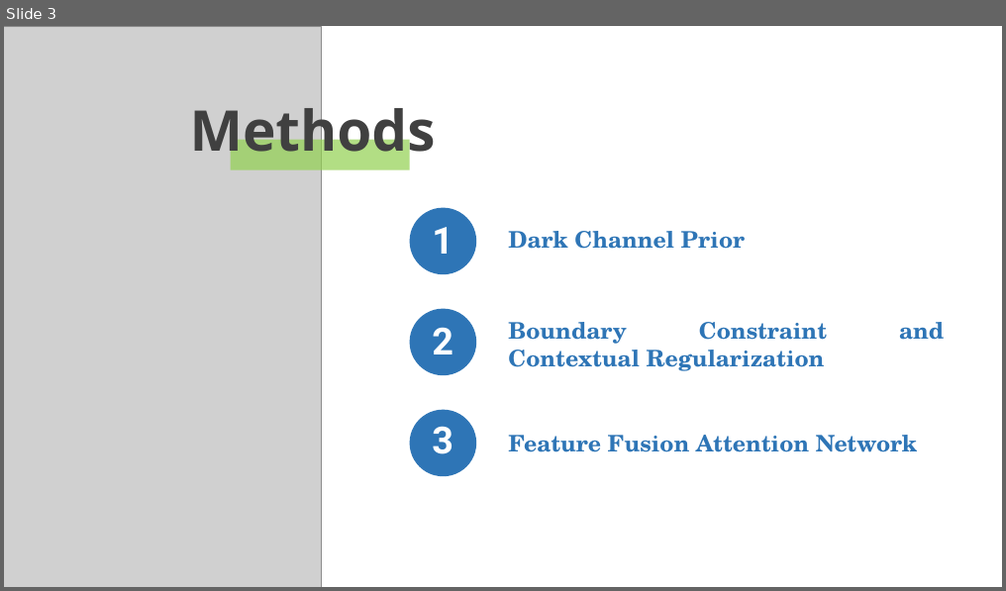
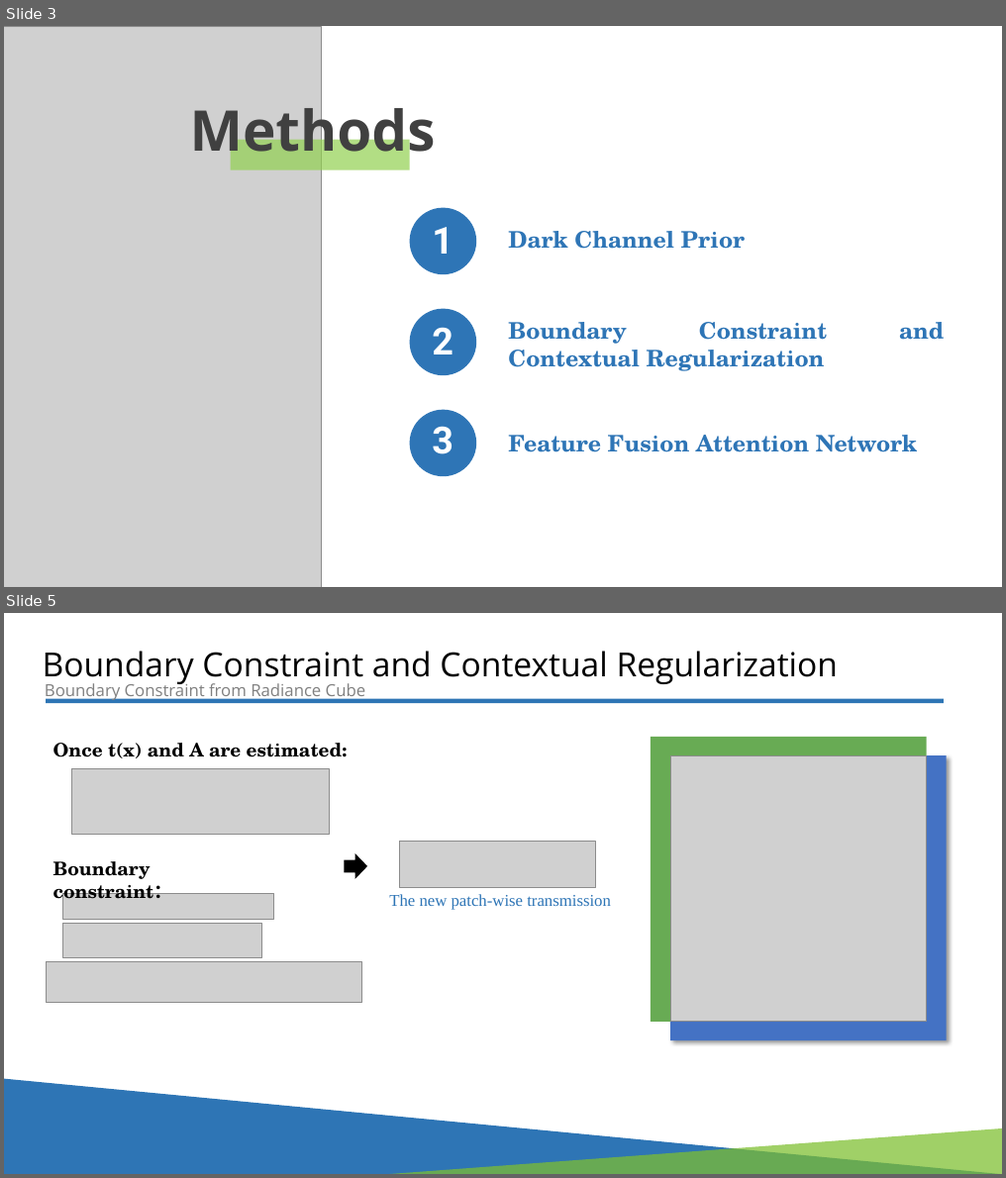
Before and after one commit to LiaochengStar/Defogging_Project_DIP, a slide deck: papers/group14_image_defogging.pptx. Shown one above the other, each under a label of ours: slide 3 before the commit, slides 3 and 5 after it; the slides between them are not shown. The pictures are 1006x591 and 1006x1178 pixels, drawn with LibreOffice and Linux fonts; fonts in the diff are those of the drawing; grey boxes stand for pictures. Boxes give left, top, right and bottom in pixels: in the first picture for what was removed or moved away, otherwise in the second. Text is boxed around its words. In the diff, an @@ line names an element or a change of style, - is before the commit and + after.

```diff
--- a/papers/group14_image_defogging.pptx
+++ b/papers/group14_image_defogging.pptx
@@ slide 5 added at [4,613,1002,1174], background #FFFFFF @@
@@ text added at [43,651,839,685], 32 pt, text #000000 @@
+Boundary Constraint and Contextual Regularization
@@ text added at [45,680,366,701], 16 pt, text #808080 @@
+Boundary Constraint from Radiance Cube
@@ rectangle added at [46,699,944,703], fill #2E75B5 @@
@@ text added at [54,743,348,759], 18 pt, text #000000, bold @@
+Once t(x) and A are estimated:
@@ rectangle added at [650,737,927,1022], fill #68AB54 @@
@@ rectangle added at [670,756,946,1042], fill #4472C4 @@
@@ picture added at [670,756,927,1022] @@
@@ picture added at [72,768,329,834] @@
@@ picture added at [399,841,595,888] @@
@@ text added at [54,861,173,905], 18 pt, text #000000, bold @@
+Boundary constraint：
@@ down arrow added at [345,855,366,878], fill #000000, outline #000000 1 pt @@
@@ picture added at [63,894,273,919] @@
@@ text added at [389,894,611,910], 16 pt, text #2E75B6 @@
+The new patch-wise transmission
@@ picture added at [63,923,262,959] @@
@@ picture added at [46,961,362,1003] @@
@@ freeform shape added at [4,1079,1002,1174], fill #2E75B5 @@
@@ freeform shape added at [386,1129,1002,1174], fill #7EBF2F at 73% opacity @@
```
Also in this commit, not shown: 1 slide changed, 3 other slides added.
